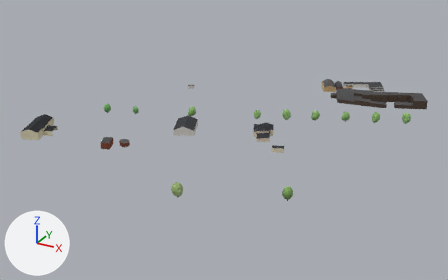
One commit to the glTF model viewer/districts/2020-kiel/chunks/c_-4_4.glb: the scene before it, then after it.
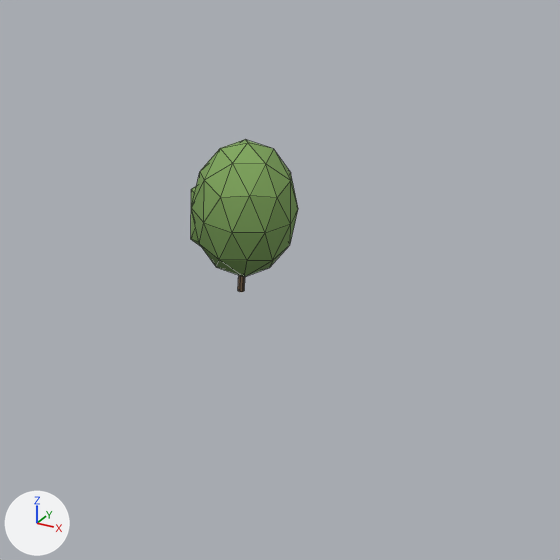
The first picture shows the older version from a 50 mm camera at (-682.0, 754.0, 182.0) aimed at (-898.0, 1147.0, -15.0). The close-ups show the older and then the newer version on the part from 59% to 71% of the width and 61% to 81% of the height of that picture. Only the edits that show in the close-ups are written down. The lights are fixed; the arrows at lower left show +X, +Y and +Z. The close-ups show mesh edges as thin lines. Where no turn or scale is listed for an object, it has been applied to the vertices. Vertices at exactly the same position are counted once.

In view in the first close-up: 'tree_13088'.
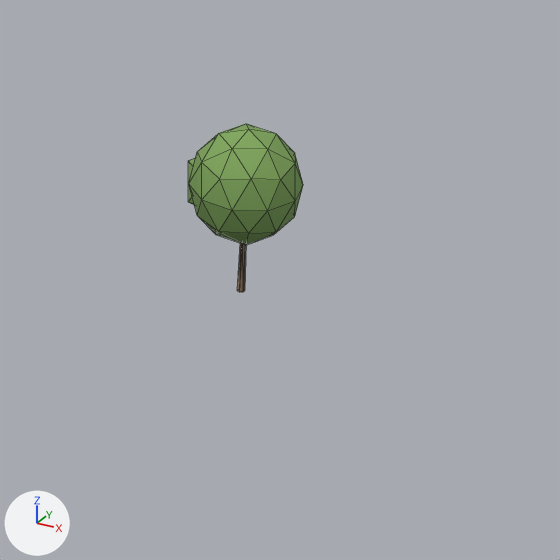
The change, as a diff of the scene's bpy script:
```diff
--- a/viewer/districts/2020-kiel/chunks/c_-4_4.glb.py
+++ b/viewer/districts/2020-kiel/chunks/c_-4_4.glb.py
@@ me_tree_round_0 @@
 # used by ob_tree_13088; parent = ob_trees__4_4; location = (120.6, -89.15, 4.955); rotation_euler = (0.0, 0.0, 2.055), in degrees (0, 0, 118); scale = (4.5, 4.5, 4.96)
 # before: 7 (-0.01, 0.03, 0.06), 8 (0.01, 0.02, 0.06), 14 (0.01, -0.02, 0.06), 20 (-0.01, -0.03, 0.06), 27 (-0.04, -0.02, 0.06)
 # before: 29 (-0.04, 0.02, 0.06)
-me_tree_round_0.from_pydata(...)  # 66 vertices, 120 faces; spans x -0.68..0.68, y -0.7..0.7, z -1.0..1.0
+me_tree_round_0.from_pydata(...)  # 66 vertices, 120 faces; spans x -0.67..0.67, y -0.69..0.69, z -1.0..1.0
+# me_tree_round_0 part 1: the loose piece of 42 vertices spanning x -0.68..0.65, y -0.7..0.7, z -0.76..1.0 is scaled about its middle by (0.989, 0.989, 0.767), then moved by (0.0, 0.0, 0.21)
+# me_tree_round_0 part 2: the loose piece of 12 vertices spanning x -0.17..0.68, y -0.13..0.68, z -0.72..0.52 is scaled about its middle by (0.989, 0.989, 0.712), then moved by (0.0, 0.0, 0.32)
+# me_tree_round_0 part 3
+for i in [7, 8, 14, 20, 27, 29]: me_tree_round_0.vertices[i].co += Vector((0.0, 0.0, -0.35))
 me_tree_round_0.materials.append(mat_tree_vc)
@@ ob_tree_13088 @@
 ob_tree_13088.parent = ob_trees__4_4
-ob_tree_13088.location = (120.6, -89.15, 4.955)
+ob_tree_13088.location = (120.6, -89.15, 5.398)
 ob_tree_13088.rotation_euler = (0.0, 0.0, 2.055)  # degrees (0, 0, 118)
-ob_tree_13088.scale = (4.5, 4.5, 4.96)
+ob_tree_13088.scale = (4.88, 4.88, 5.4)
```

What differs and where, as boxes [x1, y1, x2, y2] in the close-ups (560 x 560 px; the box of a moved part takes in the faces that stretch with it):
'tree_13088', reshaped, moved, rescaled (7% wider, 10% taller)
    before: [191, 139, 298, 292]
    after: [188, 124, 303, 292]
part 1 of me_tree_round_0, moved or reshaped
    before: [191, 139, 298, 277]
    after: [189, 124, 303, 245]
part 2 of me_tree_round_0, moved or reshaped (mostly hidden)
    before: [191, 186, 200, 246]
    after: [188, 158, 195, 205]
part 3 of me_tree_round_0, moved or reshaped (mostly hidden before)
    before: [238, 275, 245, 292]
    after: [237, 243, 246, 292]
